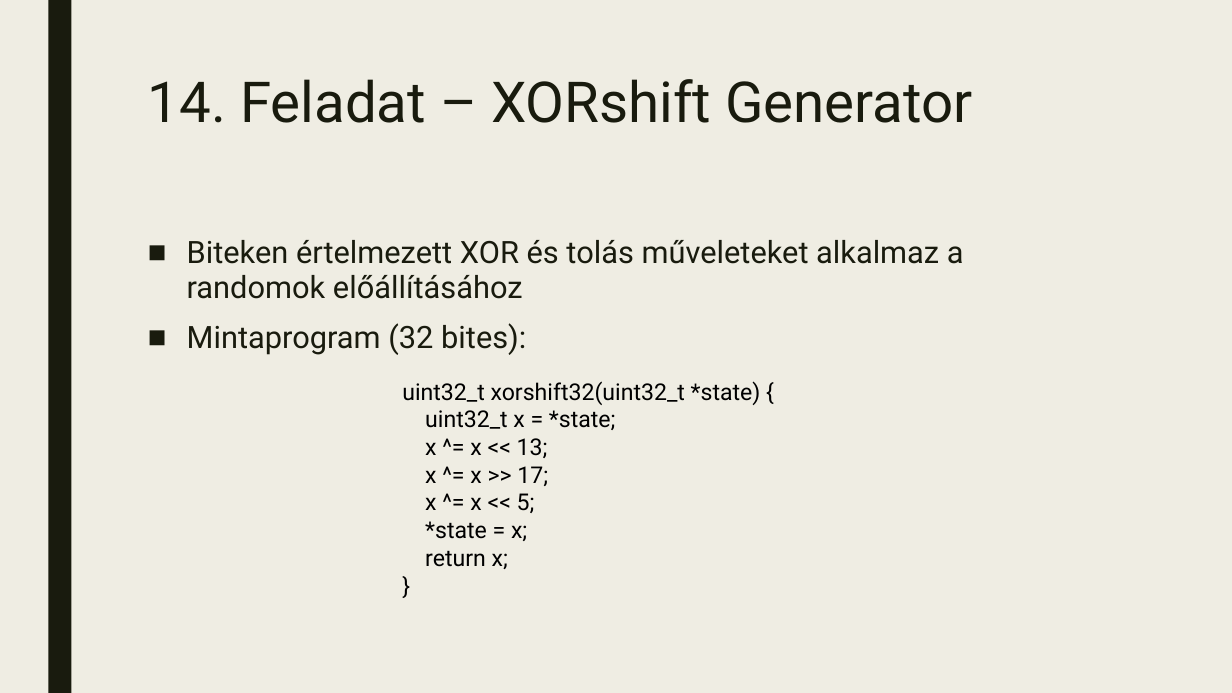
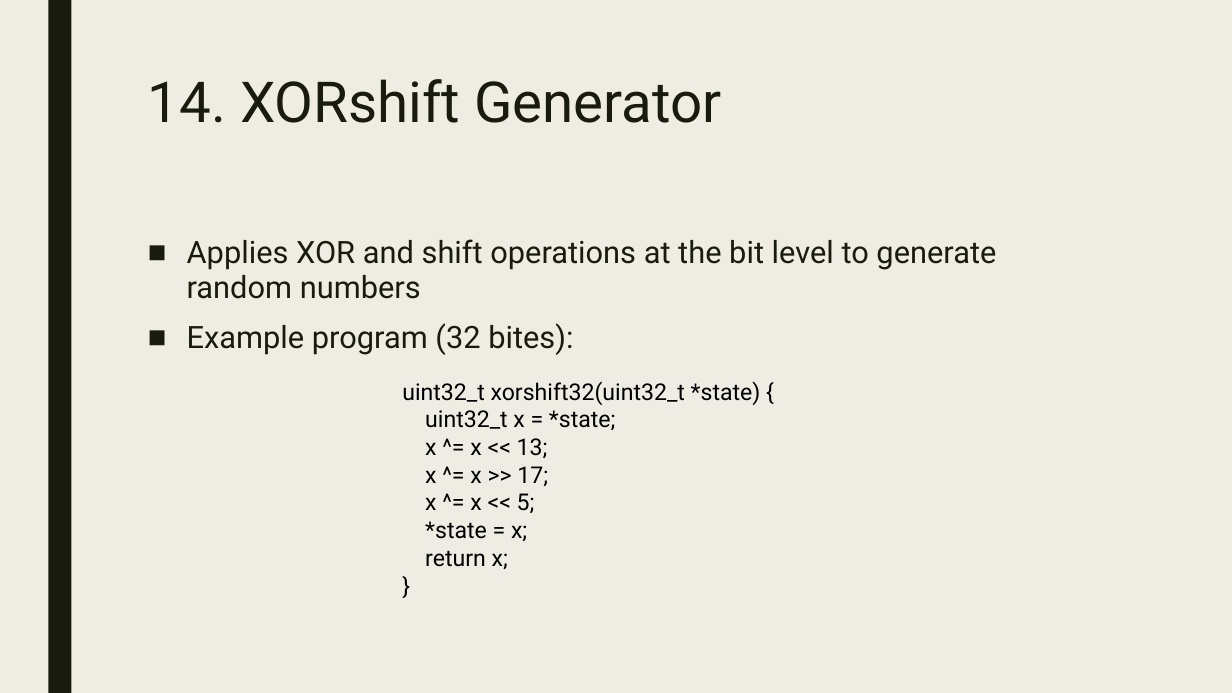
Before and after one commit to GrG0312/gpu-prog, a slide deck: slide 3 of Plans14.pptx. Drawn at 1232x693 pixels with LibreOffice and Linux fonts; fonts in the diff are those of the drawing. Boxes give left, top, right and bottom in pixels: in the first picture for what was removed or moved away, otherwise in the second. Text is boxed around its words. In the diff, an @@ line names an element or a change of style, - is before the commit and + after.

```diff
--- a/Plans14.pptx
+++ b/Plans14.pptx
@@ title at [148,79,721,123]: text changed @@
-14. Feladat – XORshift Generator
+14. XORshift Generator
@@ text at [187,239,996,355]: text changed @@
-■ Biteken értelmezett XOR és tolás műveleteket alkalmaz a randomok előállításához
-■ Mintaprogram (32 bites):
+■ Applies XOR and shift operations at the bit level to generate random numbers
+■ Example program (32 bites):
```
Also in this commit, not shown: 5 other slides changed, 1 slide added.
